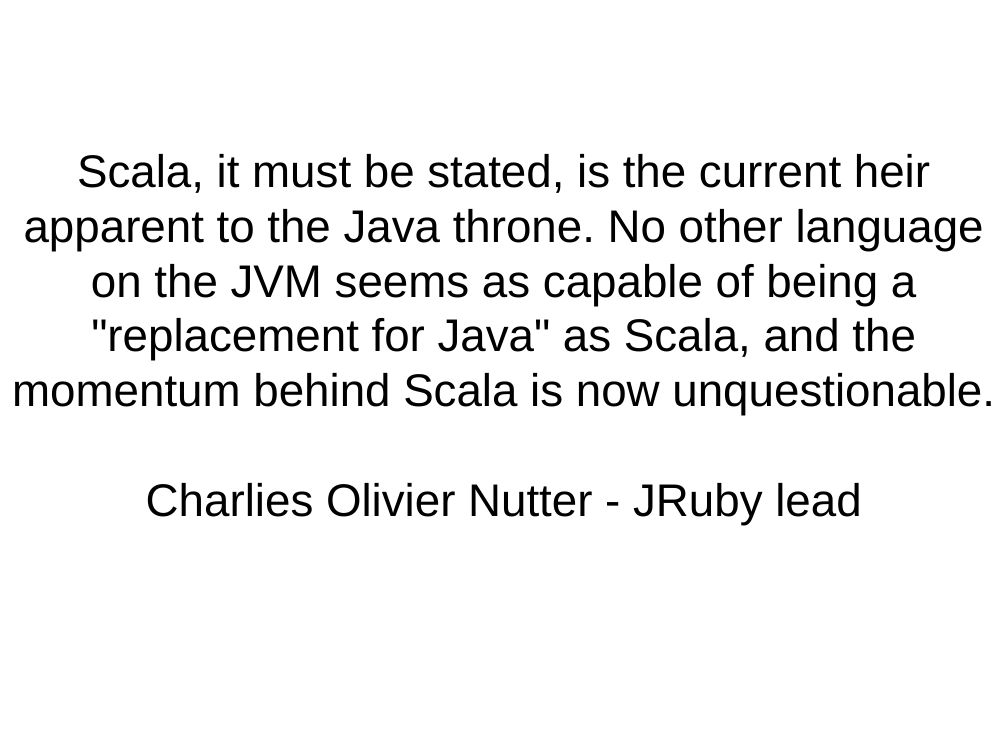
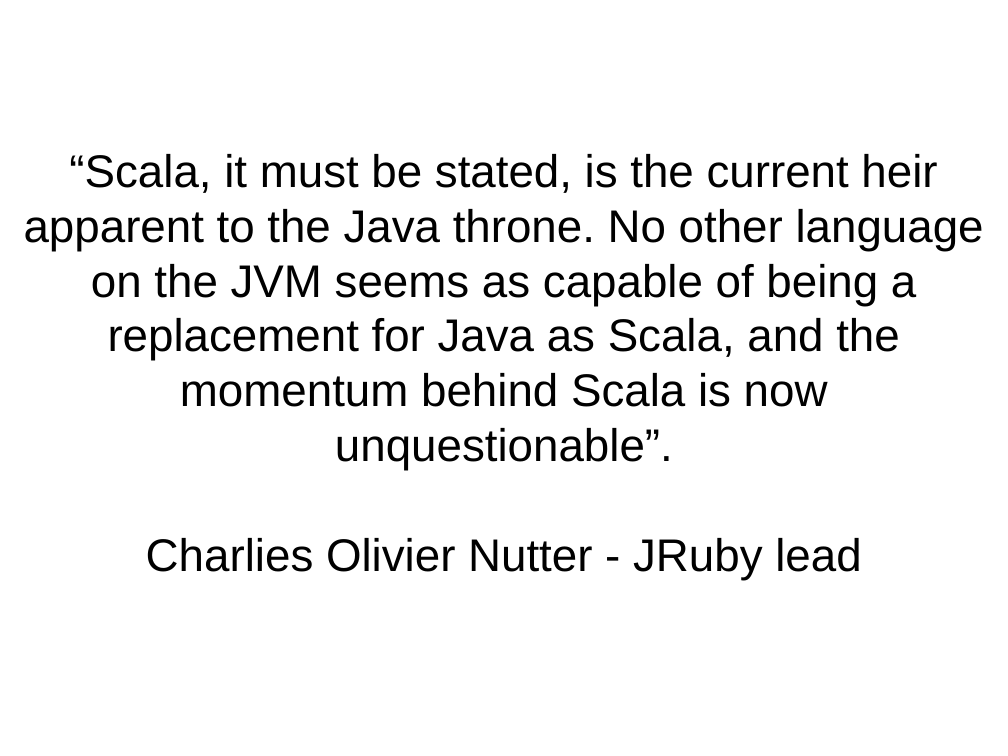
Before and after one commit to kaesler/ScalaTalk, a slide deck: slide 3 of my_slides/1.1-motivation.odp. Drawn at 1008x756 pixels with LibreOffice and Linux fonts; fonts in the diff are those of the drawing; background and template pictures are left out. Boxes give left, top, right and bottom in pixels: in the first picture for what was removed or moved away, otherwise in the second. Text is boxed around its words. In the diff, an @@ line names an element or a change of style, - is before the commit and + after.

```diff
--- a/my_slides/1.1-motivation.odp
+++ b/my_slides/1.1-motivation.odp
@@ text at [24,154,984,470]: text changed @@
-Scala, it must be stated, is the current heir apparent to the Java throne. No other language on the JVM seems as capable of being a "replacement for Java" as Scala, and the momentum behind Scala is now unquestionable.
+“Scala, it must be stated, is the current heir apparent to the Java throne. No other language on the JVM seems as capable of being a replacement for Java as Scala, and the momentum behind Scala is now unquestionable”.
```
Also in this commit, not shown: 4 other slides changed, 6 slides added, 2 slides removed, 1 other file.
